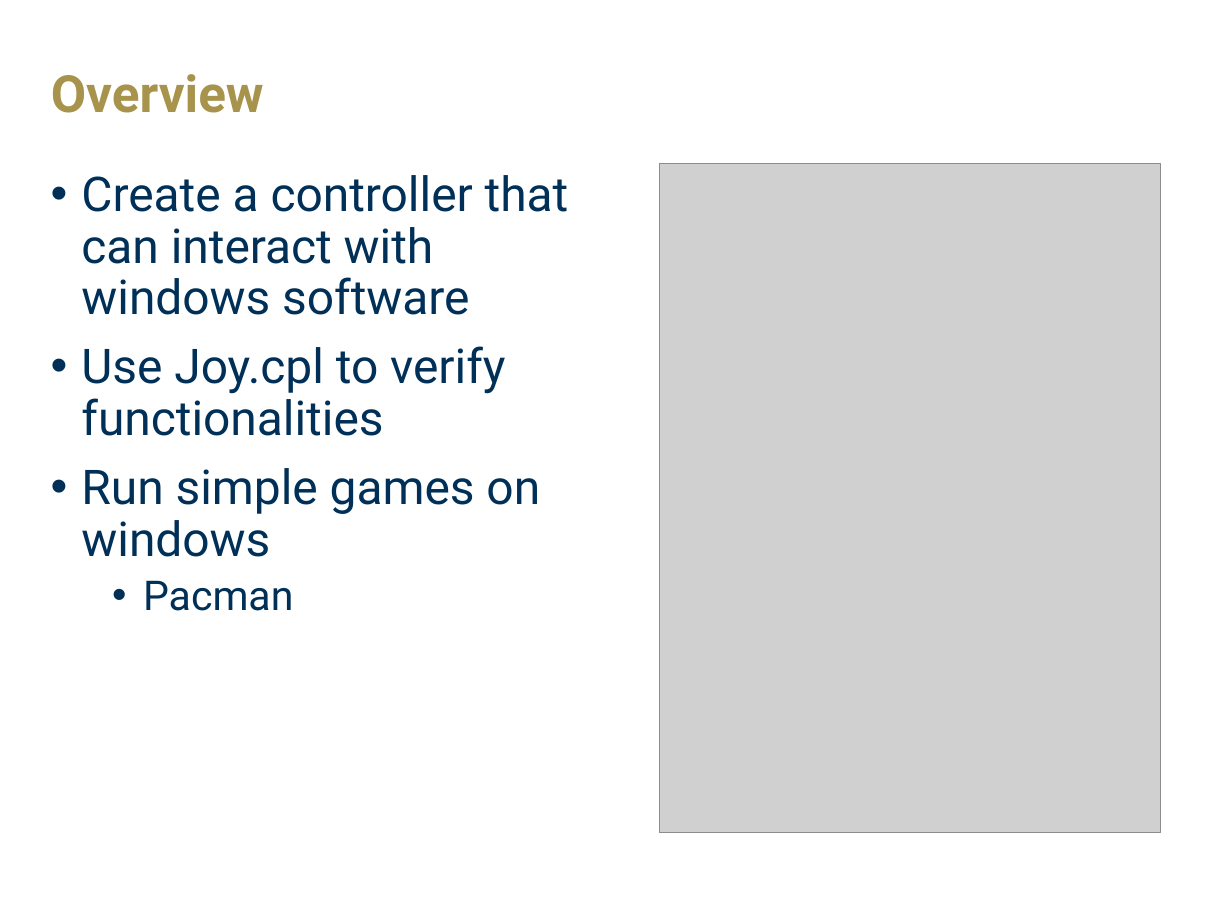
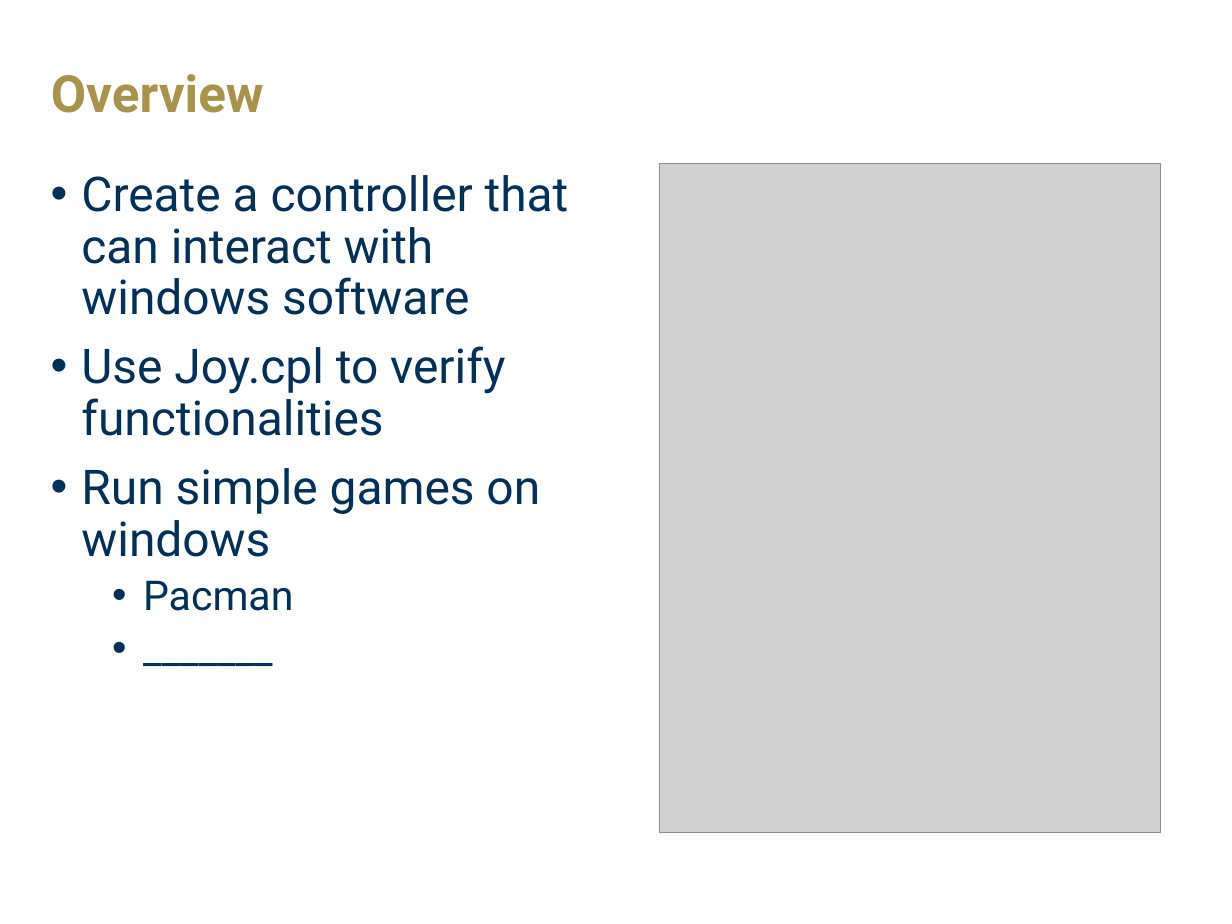
Before and after one commit to VVoruganti/mbed-gamepad-drivers, a slide deck: slide 2 of Gamepad Driver.pptx. Drawn at 1232x924 pixels with LibreOffice and Linux fonts; fonts in the diff are those of the drawing; grey boxes stand for pictures; background and template pictures are left out. Boxes give left, top, right and bottom in pixels: in the first picture for what was removed or moved away, otherwise in the second. Text is boxed around its words. In the diff, an @@ line names an element or a change of style, - is before the commit and + after.

```diff
--- a/Gamepad Driver.pptx
+++ b/Gamepad Driver.pptx
@@ text at box(81, 175, 569, 611): paragraph added @@
+  • _______
```
Also in this commit, not shown: 1 other slide changed.
